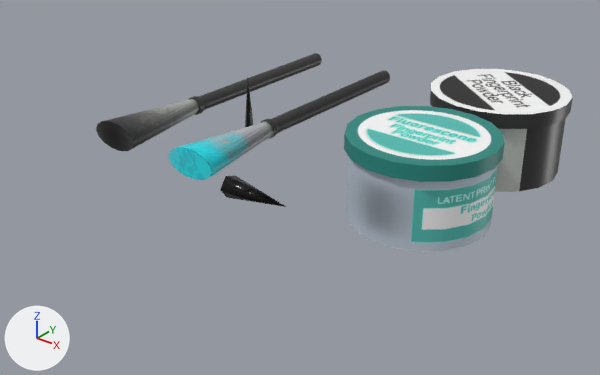
A saved change to the Blender file Capston2024_1/Assets/3DModel/BlenderModel/models/csi_tool/blenderFile/fingerprint_brush.blend.
Before and after are seen from a 50 mm camera at (0.923, -0.995, 0.664) aimed at (0.114, 0.016, 0.037). Lighting does not change. The marker at lower left points along +X, +Y and +Z.

The first picture shows 'Cone.001', 'fingerprint_kit_01.brush 01', 'fingerprint_kit_01.brush 01.001', 'fingerprint_kit_01.brush 02', 'fingerprint_kit_01.print dust 01', 'fingerprint_kit_01.print dust 01.lid', 'fingerprint_kit_01.print dust 02', 'fingerprint_kit_01.print dust 02.lid'.
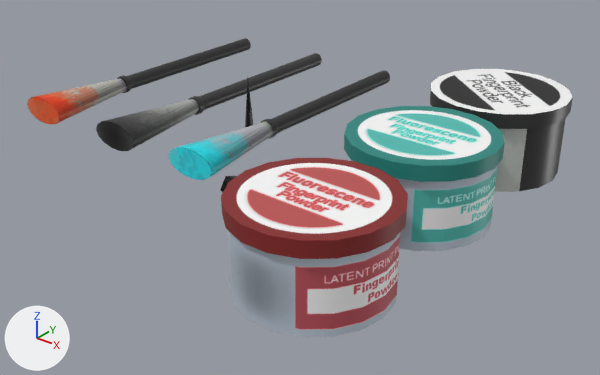
Diff of the bpy script that builds the scene:
```diff
--- a/Capston2024_1/Assets/3DModel/BlenderModel/models/csi_tool/blenderFile/fingerprint_brush.blend.py
+++ b/Capston2024_1/Assets/3DModel/BlenderModel/models/csi_tool/blenderFile/fingerprint_brush.blend.py
@@ ob_fingerprint_kit_01_brush_02_002 @@
+ob_fingerprint_kit_01_brush_02_002 = bpy.data.objects.new('fingerprint_kit_01.brush 02.002', me_cylinder_007)  # 28 vertices, 15 faces; spans x -4.7..4.7, y -2.3..2.3, z -21.3..-3.4; in mat_material_003 (picture img_brush_uv_red_png)
+ob_fingerprint_kit_01_brush_02_002.location = (-0.295, 0.014, 0.145)
+ob_fingerprint_kit_01_brush_02_002.rotation_euler = (4.712, 0.0, 0.0)  # degrees (270, 0, 0)
+ob_fingerprint_kit_01_brush_02_002.scale = (0.01, 0.01, 0.01)
@@ ob_fingerprint_kit_01_brush_02_001 @@
+ob_fingerprint_kit_01_brush_02_001 = bpy.data.objects.new('fingerprint_kit_01.brush 02.001', me_cylinder_006)  # 70 vertices, 57 faces; spans x -1.6..1.6, y -1.6..1.6, z -3.4..32.3; in mat_material_003 (picture img_brush_uv_red_png)
+ob_fingerprint_kit_01_brush_02_001.location = (-0.295, 0.014, 0.145)
+ob_fingerprint_kit_01_brush_02_001.rotation_euler = (4.712, 0.0, 0.0)  # degrees (270, 0, 0)
+ob_fingerprint_kit_01_brush_02_001.scale = (0.01, 0.01, 0.01)
@@ ob_fingerprint_kit_01_print_dust_01_lid_001 @@
+ob_fingerprint_kit_01_print_dust_01_lid_001 = bpy.data.objects.new('fingerprint_kit_01.print dust 01.lid.001', me_cylinder_004)  # 72 vertices, 56 faces; spans x -11.8..11.8, y -1.2..2.0, z -11.6..11.6; in mat_material_004 (picture img_brush_uv_red_png)
+ob_fingerprint_kit_01_print_dust_01_lid_001.location = (0.347, -0.246, 0.176)
+ob_fingerprint_kit_01_print_dust_01_lid_001.rotation_euler = (1.571, 0.0, 0.0)  # degrees (90, 0, 0)
+ob_fingerprint_kit_01_print_dust_01_lid_001.scale = (0.01, 0.01, 0.01)
@@ ob_fingerprint_kit_01_print_dust_01_001 @@
+ob_fingerprint_kit_01_print_dust_01_001 = bpy.data.objects.new('fingerprint_kit_01.print dust 01.001', me_cylinder_002)  # 72 vertices, 56 faces; spans x -11.2..11.2, y 0.0..11.3, z -11.0..11.0; in mat_material_005 (picture img_brush_uv_red_png)
+ob_fingerprint_kit_01_print_dust_01_001.location = (0.347, -0.246, 0.058)
+ob_fingerprint_kit_01_print_dust_01_001.rotation_euler = (1.571, 0.0, 0.0)  # degrees (90, 0, 0)
+ob_fingerprint_kit_01_print_dust_01_001.scale = (0.01, 0.01, 0.01)
```

Location of each change, [x1, y1, x2, y2] in pixels of the pictures (600 x 375 px):
'fingerprint_kit_01.print dust 01.lid.001', added
    after: [221, 158, 408, 259]
'fingerprint_kit_01.print dust 01.001', added
    after: [228, 231, 401, 337]
'fingerprint_kit_01.brush 02.002', added (orange)
    after: [27, 78, 126, 124]
'fingerprint_kit_01.brush 02.001', added (black)
    after: [117, 38, 251, 93]
